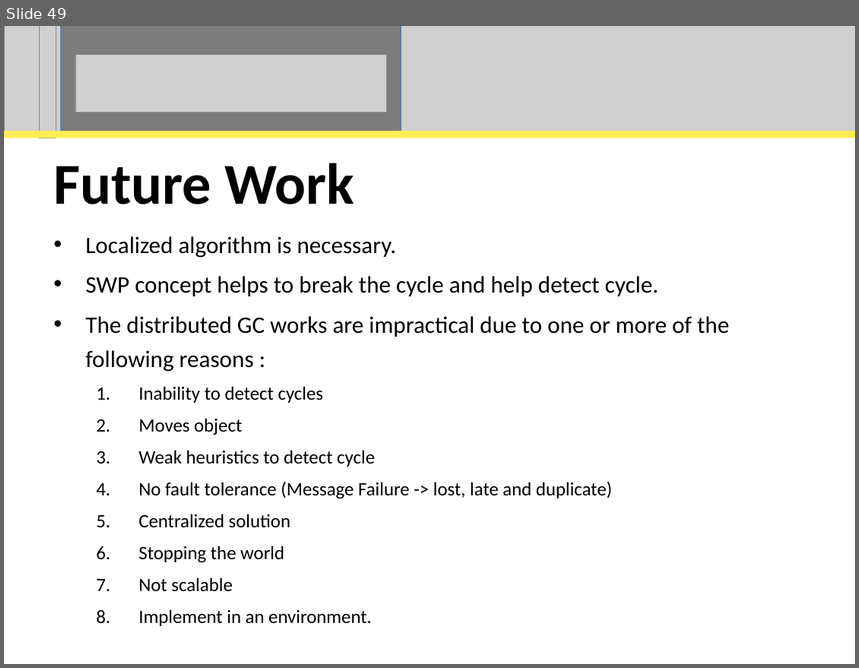
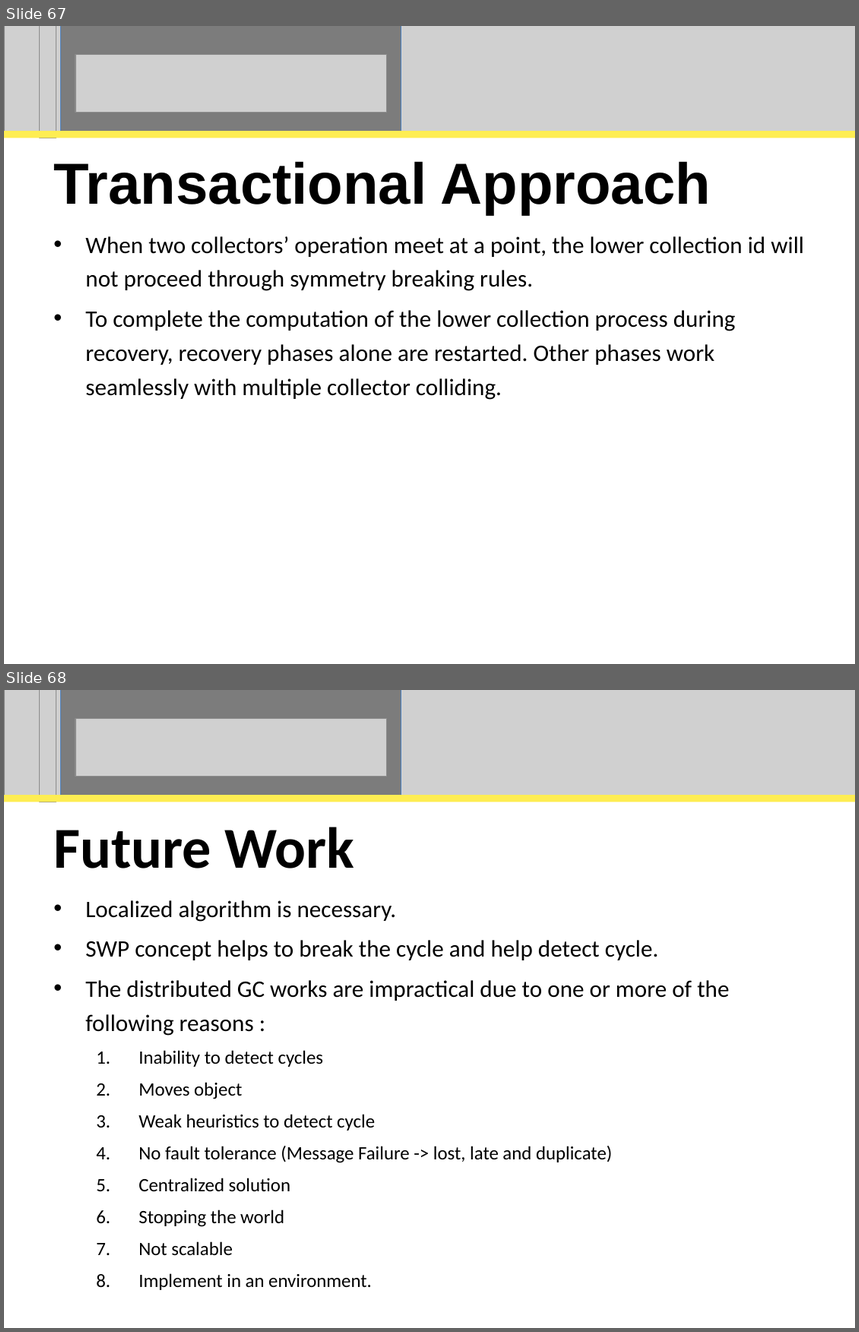
Before and after one commit to perpetualcoder/thesis, a slide deck: thesisppt/defense.ppt. Shown one above the other, each under a label of ours: slide 49 before the commit, slides 67 and 68 after it. The pictures are 859x668 and 859x1332 pixels, drawn with LibreOffice and Linux fonts; fonts in the diff are those of the drawing; grey boxes stand for pictures. Boxes give left, top, right and bottom in pixels: in the first picture for what was removed or moved away, otherwise in the second. Text is boxed around its words. In the diff, an @@ line names an element or a change of style, - is before the commit and + after.

```diff
--- a/thesisppt/defense.ppt
+++ b/thesisppt/defense.ppt
@@ slide 67 added at (x1=4, y1=26, x2=855, y2=664), background #FFFFFF @@
@@ picture added at (x1=4, y1=26, x2=855, y2=132) @@
@@ picture added at (x1=40, y1=26, x2=56, y2=138) @@
@@ rectangle added at (x1=61, y1=26, x2=401, y2=132), fill #000000 at 40% opacity, outline #4A7EBB 0.74 pt @@
@@ picture added at (x1=75, y1=55, x2=387, y2=113) @@
@@ rectangle added at (x1=4, y1=131, x2=855, y2=138), fill #FEED52 @@
@@ title added at (x1=53, y1=161, x2=711, y2=214), 49 pt, text #000000, bold @@
+Transactional Approach
@@ subtitle added at (x1=85, y1=237, x2=804, y2=400), 20 pt, text #000000 @@
+• When two collectors’ operation meet at a point, the lower collection id will not proceed through symmetry breaking rules.
+• To complete the computation of the lower collection process during recovery, recovery phases alone are restarted. Other phases work seamlessly with multiple collector colliding.
@@ what was slide 49 is now slide 68 @@
```
Also in this commit, not shown: 19 other slides added, 1 slide removed, 18 other files.
